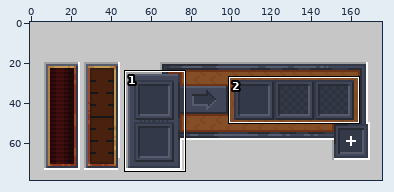
File history of a sprite sheet, assets/gui/jei_botarium.png. Above, an overview of the earlier version with the close-up marked.
Close-up. Before:
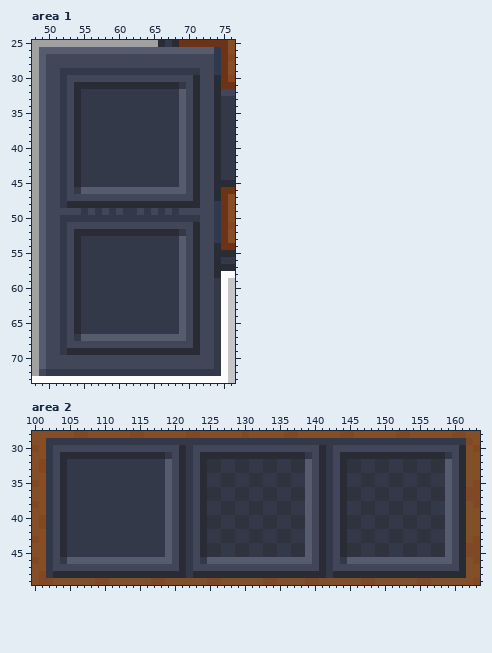
The file is 176x79 pixels. Colours within 5 levels of each other are drawn and written as one. Shown: area 1: x 48..76, y 25..73; area 2: x 100..163, y 28..49.
After the commit:
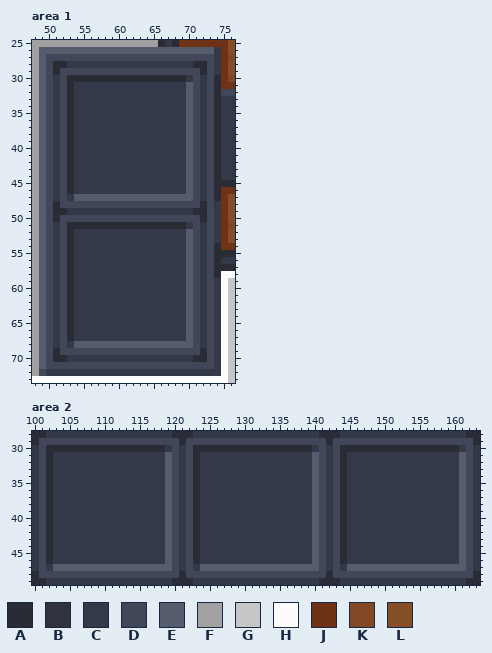
Palette (. is transparent): A #292c34  B #2e333e  C #333948  D #414758  E #565c6d  F #a1a1a1  G #c6c6c6  H #fcfcfc  J #6e3317  K #824723  L #844e27
Changes in this commit:
Changed rows in their new state; - is an unchanged pixel.
Area 1:
first column x 51:
28 AACCCCCCCCCCCCCCCCCCAA
29 ADDDDDDDDDDDDDDDDDDDDA
30 CDAAAAAAAAAAAAAAAAACDC
31 CDACCCCCCCCCCCCCCC-EDC
32 CDAC--------------CEDC
33 CDAC--------------CEDC
34 CDAC--------------CEDC
35 CDAC--------------CEDC
36 CDAC--------------CEDC
37 CDAC--------------CEDC
38 CDAC--------------CEDC
39 CDAC--------------CEDC
40 CDAC--------------CEDC
41 CDAC--------------CEDC
42 CDAC--------------CEDC
43 CDAC--------------CEDC
44 CDAC--------------CEDC
45 CDAC--------------CEDC
46 CDA-CCCCCCCCCCCCCCCEDC
47 CDCEEEEEEEEEEEEEEEEEDC
48 ADDDDDDDDDDDDDDDDDDDDA
49 AACC-C-C-C--C-C-C-CCAA
50 ADDDDDDDDDDDDDDDDDDDDA
51 CDAAAAAAAAAAAAAAAAACDC
52 CDACCCCCCCCCCCCCCC-EDC
53 CDAC--------------CEDC
54 CDAC--------------CEDC
55 CDAC--------------CEDC
56 CDAC--------------CEDC
57 CDAC--------------CEDC
58 CDAC--------------CEDC
59 CDAC--------------CEDC
60 CDAC--------------CEDC
61 CDAC--------------CEDC
62 CDAC--------------CEDC
63 CDAC--------------CEDC
64 CDAC--------------CEDC
65 CDAC--------------CEDC
66 CDAC--------------CEDC
67 CDA-CCCCCCCCCCCCCCCEDC
68 CDCEEEEEEEEEEEEEEEEEDC
69 ADDDDDDDDDDDDDDDDDDDDA
70 AACCCCCCCCCCCCCCCCCCAA
Area 2:
first column x 100:
28 AACCCCCCCCCCCCCCCCCCAAACCCCCCCCCCCCCCCCCCAAACCCCCCCCCCCCCCCCCCAA
29 ADDDDDDDDDDDDDDDDDDDDADDDDDDDDDDDDDDDDDDDDADDDDDDDDDDDDDDDDDDDDA
30 CDAAAAAAAAAAAAAAAAAC-CDAAAAAAAAAAAAAAAAACD--AAAAAAAAAAAAAAAAACDC
31 CDACCCCCCCCCCCCCCCCE-CDACCCCCCCCCCCCCCC-ED---CCCCCCCCCCCCCC-CEDC
32 CDACC----------------CDACCC--CC--CC--CCCED---CC--CC--CC--CCCCEDC
33 CDACC----------------CDACCC--CC--CC--CCCED---CC--CC--CC--CCCCEDC
34 CDACC----------------CDAC--CC--CC--CC--CED-----CC--CC--CC--CCEDC
35 CDACC----------------CDAC--CC--CC--CC--CED-----CC--CC--CC--CCEDC
36 CDACC----------------CDACCC--CC--CC--CCCED---CC--CC--CC--CCCCEDC
37 CDACC----------------CDACCC--CC--CC--CCCED---CC--CC--CC--CCCCEDC
38 CDACC----------------CDAC--CC--CC--CC--CED-----CC--CC--CC--CCEDC
39 CDACC----------------CDAC--CC--CC--CC--CED-----CC--CC--CC--CCEDC
40 CDACC----------------CDACCC--CC--CC--CCCED---CC--CC--CC--CCCCEDC
41 CDACC----------------CDACCC--CC--CC--CCCED---CC--CC--CC--CCCCEDC
42 CDACC----------------CDAC--CC--CC--CC--CED-----CC--CC--CC--CCEDC
43 CDACC----------------CDAC--CC--CC--CC--CED-----CC--CC--CC--CCEDC
44 CDACC----------------CDACCC--CC--CC--CCCED---CC--CC--CC--CCCCEDC
45 CDACC----------------CDACCC--CC--CC--CCCED---CC--CC--CC--CCCCEDC
46 CDAC-CCCCCCCCCCCCCC--CDA-CCCCCCCCCCCCCCCED--ACCCCCCCCCCCCCCCCEDC
47 CD-EEEEEEEEEEEEEEEEE-CDCEEEEEEEEEEEEEEEEED--CEEEEEEEEEEEEEEEEEDC
48 ADDDDDDDDDDDDDDDDDDDD-DDDDDDDDDDDDDDDDDDDDADDDDDDDDDDDDDDDDDDDDA
49 AACCCCCCCCCCCCCCCCCCAAACCCCCCCCCCCCCCCCCCAAACCCCCCCCCCCCCCCCCCAA
Where, in picture pixels (left, top, right, bottom), the same in both close-ups:
changed: (53, 61, 207, 362)
changed: (32, 431, 480, 585)
